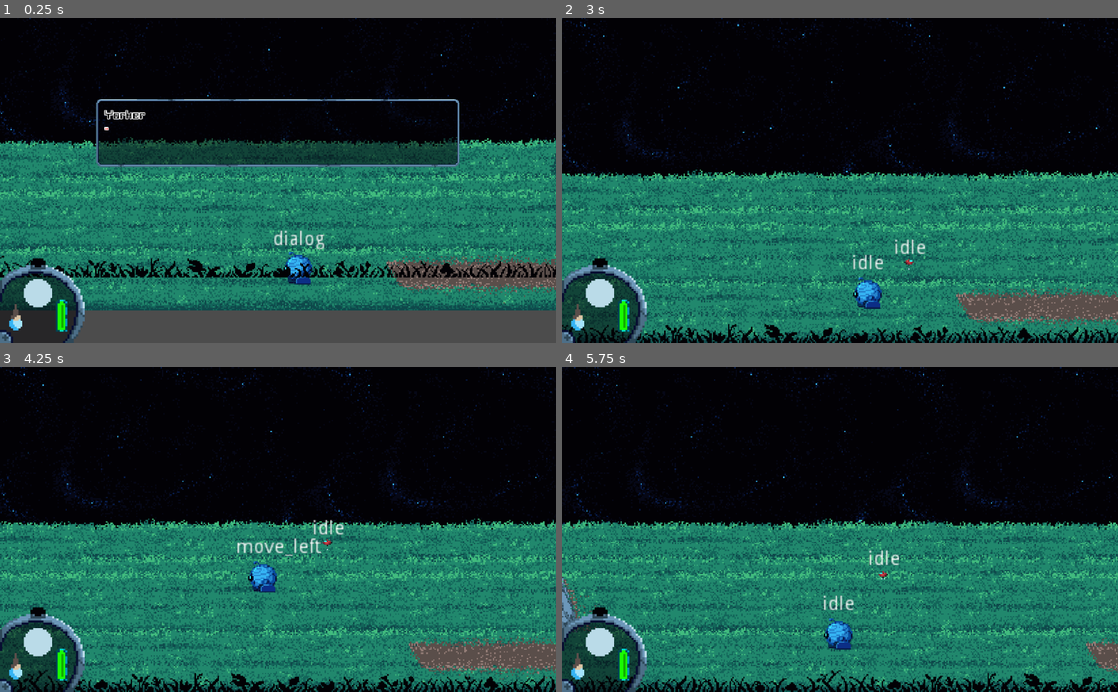
Above: before the commit, frames 1-4 (two rows, left to right).
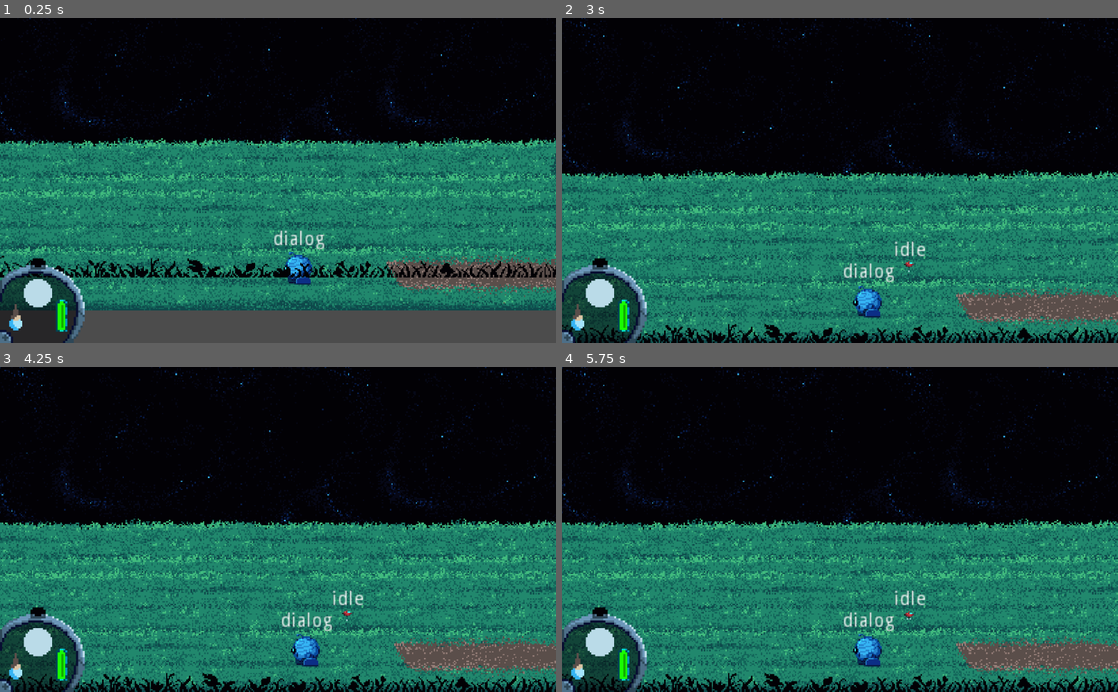
Above: after the commit, the same moments.

Repository: GeekzGamingz/Myunjoule
Game: Godot game, scene res://source/Levels/Moon.tscn
Same seed, same stepped clock (60 frames per second), same inputs: the game is played once before the commit and once after it. The engine's default icon, where the game draws it, is replaced by a stand-in: a white triangle on a blue panel in a dark square.
Inputs:
- Up to frame 1 (0.25 s): no input
- Up to frame 2 (3 s): hold D (move_right) 0.53-1.28 s; hold E (activate) 0.53-1.28 s; tap Tab (expo_tab) at 0.8, 1.35 s; hold S (move_backward) 1.28-2.03 s; tap 1 (select_choice_1) at 1.55, 2.1 s; hold D (move_right) 2.03-2.78 s; tap 2 (select_choice_2) at 2.3, 2.85 s; tap Enter at 2.75 s; hold W (move_forward) from 2.78 s (still down)
- Up to frame 3 (4.25 s): tap E (activate) at 3.05 s; release W (move_forward) at 3.53 s; hold A (move_left) from 3.53 s (still down); hold E (activate) from 3.53 s (still down); tap Tab (expo_tab) at 3.8 s
- Up to frame 4 (5.75 s): release E (activate) at 4.28 s; tap Tab (expo_tab) at 4.35 s; tap 1 (select_choice_1) at 4.55, 5.1 s; release A (move_left) at 5.03 s; hold S (move_backward) from 5.03 s (still down); tap 2 (select_choice_2) at 5.3 s

The runs differ from the first frame. In frame 1, 5.8% of the frame differs, in the area x 17-83%, y 25-46%; in frame 2, 0.9%; in frame 3, 23%; in frame 4, 25%, in the area x 0-100%, y 0-100%.
Error after the commit: Invalid get index 'YorkerIntro' (on base: 'Node (Dialogue.gd)'). (res://source/Actors/Yorker/Yorker.gd:61)

Commit message:
Revamped dialog functional

Diff:
--- a/source/Dialogue.gd
+++ b/source/Dialogue.gd
@@ -18,34 +18,75 @@
 }
 #-------------------------------------------------------------------------------------------------#
 #Yorker
-var YorkerIntro = {
-	dialogue = [
-		'[color=black]Yorker\n[color=red]“...Hey! Are you even listenin\' to me?”',
-		'[color=black]Yorker\n[color=red]“Yeah, you! I\'m talking to you! Come over here, would ya?”',
-	],
-	choice_index = -1,
-	start_flag = '',
+var Yorker = {
+	0: {
+		required_flag = '',
+		start_flag = 'fixed_yorker',
+		dialogue = [
+			'[color=black]Yorker\n[color=red]“...Hey! Are you even listenin\' to me?”',
+			'[color=black]Yorker\n[color=red]“Yeah, you! I\'m talking to you! Come over here, would ya?”',
+		],
+		choices = {
+			0: {
+				choice_text = '',
+				response_text = '',
+			},
+			1: {
+				choice_text = '',
+				response_text = '',
+			},
+		},
+		choice_index = -1
+	},
+	1: {
+		required_flag = '',
+		start_flag = '',
+		dialogue = [
+			'[color=black]Yorker\n[color=red]“...Hey! Are you even listenin\' to me?”',
+			'[color=black]Yorker\n[color=red]“Yeah, you! I\'m talking to you! Come over here, would ya?”',
+		],
+		choices = {
+			0: {
+				choice_text = '[color=blue][center]“Sorry, I must have been daydreaming.”',
+				response_text = '[color=black]Yorker\n[color=red]“What the heck? \'Daydreaming?\' Pal, you must be broken somewhere. Machines don\'t dream.”',
+			},
+			1: {
+				choice_text = '[color=blue][center]“What do you want?”',
+				response_text = '[color=black]Yorker\n[color=red]“Oh, I guess I don\'t exactly belong right here, either, huh.”',
+			},
+		},
+		choice_index = 1
+	},
 }
 
-var YorkerChoiceDia1 = {
-	dialogue = [
-		'[color=black]Yorker\n[color=red]“Agh, this is why I hate sand! It gets everywhere, even in my joints! What a nuisance, eh?”',
-		'[color=black]Yorker\n[color=red]“...Woah, why\'re you lookin\' at me like that? You short circuiting, or somethin\'?”',
-		'[color=black]Yorker\n[color=red]"Ah, whatever."',
-		'[color=black]Yorker\n[color=red]“You\'re a repair drone, right? Look, can you fix me up? Been difficult to get around anywhere. Legs just aren\'t quite what they used to be, ya know?”',
-		'[color=black]Yorker\n[color=red]“Feels like everything\'s gettin\' so [shake level=2]rusty[/shake].”',
-	],
-	choice_index = 1,
-	start_flag = 'fixed_yorker'
-}
-var YorkerChoice1 = {
-	choice_text = '[color=blue][center]“Sorry, I must have been daydreaming.”',
-	response_text = '[color=black]Yorker\n[color=red]“What the heck? \'Daydreaming?\' Pal, you must be broken somewhere. Machines don\'t dream.”'
-}
-var YorkerChoice2 = {
-	choice_text = '[color=blue][center]“What do you want?”',
-	response_text = '[color=black]Yorker\n[color=red]“Oh, I guess I don\'t exactly belong right here, either, huh.”'
-}
+#var YorkerIntro = {
+#	dialogue = [
+#		'[color=black]Yorker\n[color=red]“...Hey! Are you even listenin\' to me?”',
+#		'[color=black]Yorker\n[color=red]“Yeah, you! I\'m talking to you! Come over here, would ya?”',
+#	],
+#	choice_index = -1,
+#	start_flag = '',
+#}
+
+#var YorkerChoiceDia1 = {
+#	dialogue = [
+#		'[color=black]Yorker\n[color=red]“Agh, this is why I hate sand! It gets everywhere, even in my joints! What a nuisance, eh?”',
+#		'[color=black]Yorker\n[color=red]“...Woah, why\'re you lookin\' at me like that? You short circuiting, or somethin\'?”',
+#		'[color=black]Yorker\n[color=red]"Ah, whatever."',
+#		'[color=black]Yorker\n[color=red]“You\'re a repair drone, right? Look, can you fix me up? Been difficult to get around anywhere. Legs just aren\'t quite what they used to be, ya know?”',
+#		'[color=black]Yorker\n[color=red]“Feels like everything\'s gettin\' so [shake level=2]rusty[/shake].”',
+#	],
+#	choice_index = 1,
+#	start_flag = 'fixed_yorker'
+#}
+#var YorkerChoice1 = {
+#	choice_text = '[color=blue][center]“Sorry, I must have been daydreaming.”',
+#	response_text = '[color=black]Yorker\n[color=red]“What the heck? \'Daydreaming?\' Pal, you must be broken somewhere. Machines don\'t dream.”'
+#}
+#var YorkerChoice2 = {
+#	choice_text = '[color=blue][center]“What do you want?”',
+#	response_text = '[color=black]Yorker\n[color=red]“Oh, I guess I don\'t exactly belong right here, either, huh.”'
+#}
 
 var YorkerFixedUp = {
 	dialogue = [
@@ -91,30 +132,4 @@
 	start_flag = ''
 }
 
-# Messing around with a new format to encapsulate all the information, but too many changes would
-# probably be needed for now...
-#var temp = {
-#	dialogue = [
-#		# Phase 1 dialogue
-#		[
-#			'[color=black]Yorker\n[color=red]“...Hey! Are you even listenin\' to me?”',
-#			'[color=black]Yorker\n[color=red]“Yeah, you! I\'m talking to you! Come over here, would ya?”',
-#		],
-#		# Phase 2 Dialogue
-#		[
-#			'[color=black]Yorker\n[color=red]“Agh, this is why I hate sand! It gets everywhere, even in my joints! What a nuisance, eh?”',
-#			'[color=black]Yorker\n[color=red]“...Woah, why\'re you lookin\' at me like that? You short circuiting, or somethin\'?”',
-#			'[color=black]Yorker\n[color=red]"Ah, whatever."',
-#			'[color=black]Yorker\n[color=red]“You\'re a repair drone, right? Look, can you fix me up? Been difficult to get around anywhere. Legs just aren\'t quite what they used to be, ya know?”',
-#			'[color=black]Yorker\n[color=red]“Feels like everything\'s gettin\' so [shake level=2]rusty[/shake].”',
-#		],
-#		# Phase 3 Dialogue
-#	],
-#	phase_requirements = {
-#		0: Globals.flags.has_bottle,
-#	},
-#	choice_indexes = {
-#		1: 1
-#	}
-#}
 #-------------------------------------------------------------------------------------------------#
--- a/source/UI/Dialog/DialogInterface.tscn
+++ b/source/UI/Dialog/DialogInterface.tscn
@@ -162,7 +162,3 @@
 bbcode_enabled = true
 tab_size = 0
 text = "2"
-
-[connection signal="tween_completed" from="Dialogue/MarginContainer/TextTween" to="." method="_on_TextTween_tween_completed"]
-[connection signal="tween_completed" from="Choice1/MarginContainer/TextTween" to="." method="_on_TextTween_tween_completed"]
-[connection signal="tween_completed" from="Choice2/MarginContainer/TextTween" to="." method="_on_TextTween_tween_completed"]
--- /dev/null
+++ b/source/UI/Dialog/_DialogInterface.gd
@@ -0,0 +1,139 @@
+extends Node
+
+onready var dialogText: RichTextLabel = $Dialogue/MarginContainer/DialogText
+onready var choice1: RichTextLabel = $Choice1/MarginContainer/DialogText
+onready var choice2: RichTextLabel = $Choice2/MarginContainer/DialogText
+onready var choice1Label: RichTextLabel = $Choice1/MarginContainer2/DialogText2
+onready var choice2Label: RichTextLabel = $Choice2/MarginContainer2/DialogText2
+onready var choice1Label_rect = choice1Label.get_rect()
+onready var choice2Label_rect = choice2Label.get_rect()
+onready var textTween = $Dialogue/MarginContainer/TextTween
+onready var total_phases = dialog.keys().size()
+
+var current_phase = 0
+var dialog_index = 0
+var finished = false
+var making_choice = false
+
+signal dialog_phase_done(phase_completed)
+
+var dialog = {
+	0: {
+		required_flag = '',
+		start_flag = '',
+		dialogue = [
+			'[color=black]This is a test of the BB Code format.\nI can fit a total of 6 lines of dialog and have it all\nlook nice and neat and centered and such.\nPretty nifty...\nDon\'t you think?\nWell, I do.',
+			'[color=black]I am attempting to code my own dialog box so that I don\'t need to unravel other programmers\' codes and implement my own system!!',
+			'[color=black]There are several advantages to BB Code such as animated text like...',
+			'[color=black]A [wave]wave[/wave] effect!,\nI can also change the [wave amp=100]amplitude[/wave] or the [wave freq=10]frequency[/wave].',
+			'[color=black]And this is what a choice looks like. Hit the 1 or 2 keys to pick.',
+			'[color=black]The next effect is the [tornado]tornado[/tornado] effect.\nWith this I can affect the [tornado radius=20]radius[/tornado] as well as the [tornado freq=10]frequency[/tornado].',
+			'[color=black]Now we move onto the [shake level=10]shake[/shake] effect.\nThis will be useful to emphasis [shake level=10]fear[/shake] in a dialog.\nI can control not only the [shake level=10 rate=5000]rate[/shake], but the [shake level=50]level[/shake] as well.',
+			'[color=black]Moving on, we have [fade start=0 length=4]fade[/fade].\nYou can [fade start=0 length=5]start[/fade] with one word or use an entire phrase.\n\"[shake level=10]Mr. Stark[/shake]... [wave][fade start=0 length=20]I don\'t feel so good[/fade][/wave]\".',
+			'[color=black]And the last effect is the [color=white][rainbow]rainbow[/rainbow][color=black].\nThis is great for showing people how [color=white][rainbow]GAAAAAAY[/rainbow][color=black] you are!\nYou can change the [color=white][rainbow sat=0.5]saturation[/rainbow][color=black] and [color=white][rainbow freq=5]frequency[/rainbow][color=black].'
+		],
+		choices = {
+			0: {
+				choice_text = 'Choice #1',
+				response_text = 'Response to choice 1',
+			},
+			1: {
+				choice_text = 'Choice #2',
+				response_text = 'Response to choice 2',
+			},
+		},
+		choice_index = 4
+	}
+}
+
+func _ready() -> void:
+	print_debug(total_phases)
+	load_dialog()
+	$Choice1.visible = false
+	$Choice2.visible = false
+	var _tween_finished = $Dialogue/MarginContainer/TextTween.connect("tween_completed", self, "_on_TextTween_tween_completed")
+
+func _input(_event: InputEvent) -> void:
+	if Input.is_action_just_pressed("activate") and finished:
+		load_dialog()
+
+	if Input.is_action_just_pressed("expo_tab"):
+		print("Making choice? ", making_choice)
+
+	if making_choice and dialog[current_phase].choice_index == dialog_index:
+		if Input.is_action_just_pressed("select_choice_1"):
+			pick_choice(1)
+		if Input.is_action_just_pressed("select_choice_2"):
+			pick_choice(2)
+
+func load_dialog(dialog_text: String = ''):
+	if current_phase >= total_phases:
+		queue_free()
+		return
+
+	var requirements_met
+	if dialog[current_phase].required_flag != '':
+		requirements_met = Globals.flags[dialog[current_phase].required_flag] == true
+	else:
+		requirements_met = true
+
+	if (not making_choice and requirements_met and dialog_index < dialog[current_phase].dialogue.size()) or dialog_text:
+		finished = false
+		if dialog_text != '':
+			dialogText.bbcode_text = dialog_text
+		else:
+			dialogText.bbcode_text = dialog[current_phase].dialogue[dialog_index]
+
+		if dialog[current_phase].choice_index == dialog_index:
+			making_choice = true
+			load_choice1()
+			load_choice2()
+
+		dialogText.percent_visible = 0
+		if dialog[current_phase].start_flag != '' and Globals.flags[dialog.start_flag] == null:
+			print_debug("Starting ", dialog.start_flag)
+			Globals.flags[dialog.start_flag] = false
+		textTween.interpolate_property(dialogText, "percent_visible",
+			0, 1, 1.5, Tween.TRANS_LINEAR, Tween.EASE_IN_OUT)
+		textTween.start()
+
+	if dialog_index >= dialog[current_phase].dialogue.size():
+		print_debug("Emitting: dialog_phase_done")
+		emit_signal("dialog_phase_done", current_phase)
+		dialog_index = 0
+		if current_phase < total_phases:
+			current_phase += 1
+
+	if dialog_text == '' and not making_choice:
+		dialog_index += 1
+
+func load_choice1():
+	$Choice1.visible = true
+	finished = false
+	choice1.bbcode_text = dialog[current_phase].choices[0].choice_text
+	choice1.percent_visible = 0
+	textTween.interpolate_property(choice1, "percent_visible",
+		0, 1, 1.5, Tween.TRANS_LINEAR, Tween.EASE_IN_OUT)
+	textTween.start()
+
+func load_choice2():
+	$Choice2.visible = true
+	finished = false
+	choice2.bbcode_text = dialog[current_phase].choices[1].choice_text
+	choice2.percent_visible = 0
+	textTween.interpolate_property(choice2, "percent_visible",
+		0, 1, 1.5, Tween.TRANS_LINEAR, Tween.EASE_IN_OUT)
+	textTween.start()
+
+func pick_choice(choice_number: int):
+	making_choice = false
+	dialog_index += 1
+	$Choice1.visible = false
+	$Choice2.visible = false
+	if choice_number == 1:
+		load_dialog(dialog[current_phase].choices[0].response_text)
+	if choice_number == 2:
+		load_dialog(dialog[current_phase].choices[1].response_text)
+
+func _on_TextTween_tween_completed(_object: Object, _key: NodePath) -> void:
+	finished = true
